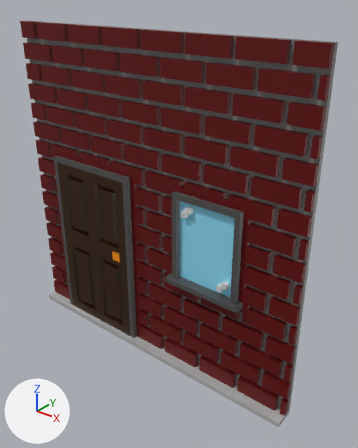
The glTF model assets/models/house_wall.gltf as it was, and as the next commit left it.
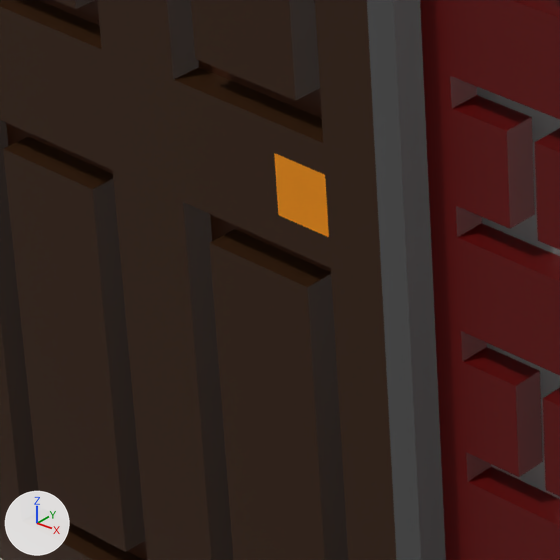
Each version is shown whole from a 50 mm camera at (57.9, -67.6, 70.7) aimed at (5.4, -1.9, 30.0), then close up on the part from 21% to 42% of the width and 51% to 68% of the height. Lighting does not change. The marker at lower left points along +X, +Y and +Z. The first two pictures are the older version. Where no turn or scale is listed for an object, it has been applied to the vertices. Vertices at exactly the same position are counted once.

Names of what the first close-up shows: 'Layer.2'.
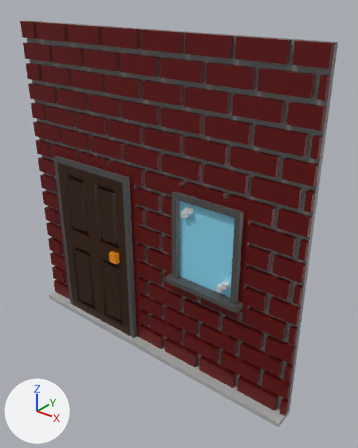
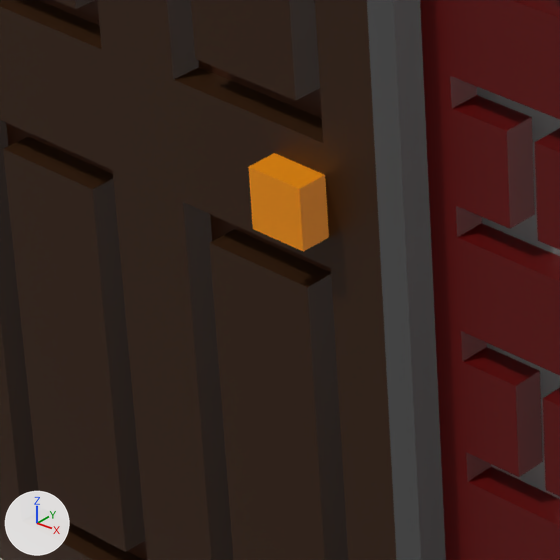
Commit message: Update house_wall model

Where the change shows, as pixel boxes (x1, y1, x2, y2) in the close-ups (560 x 560 px):
part 1 of me_mesh_0, built on
    before: (274, 153, 329, 237)
    after: (248, 153, 329, 252)

What the commit changed:
me_mesh_0 is used by ob_layer_2; location (0.0, 0.0, 0.0).
me_mesh_0 had 11172 vertices, 22352 faces and spanned x -32.0..32.0, y -7.0..-3.0, z 0.0..64.0.
me_mesh_0 now has 11180 vertices, 22368 faces and spans x -32.0..32.0, y -7.0..-3.0, z 0.0..64.0.
Part 1, on me_mesh_0:
1 vertex is removed from x -8.0, y -6.0, z 20.0.
8 faces are deleted.
1 vertex is added at (-8.0, -7.0, 20.0).
8 new vertices lie (0.0, -1.0, 0.0) away from vertices in x -9.0..-7.0, y -6.0, z 19.0..21.0.
24 new faces join them.
